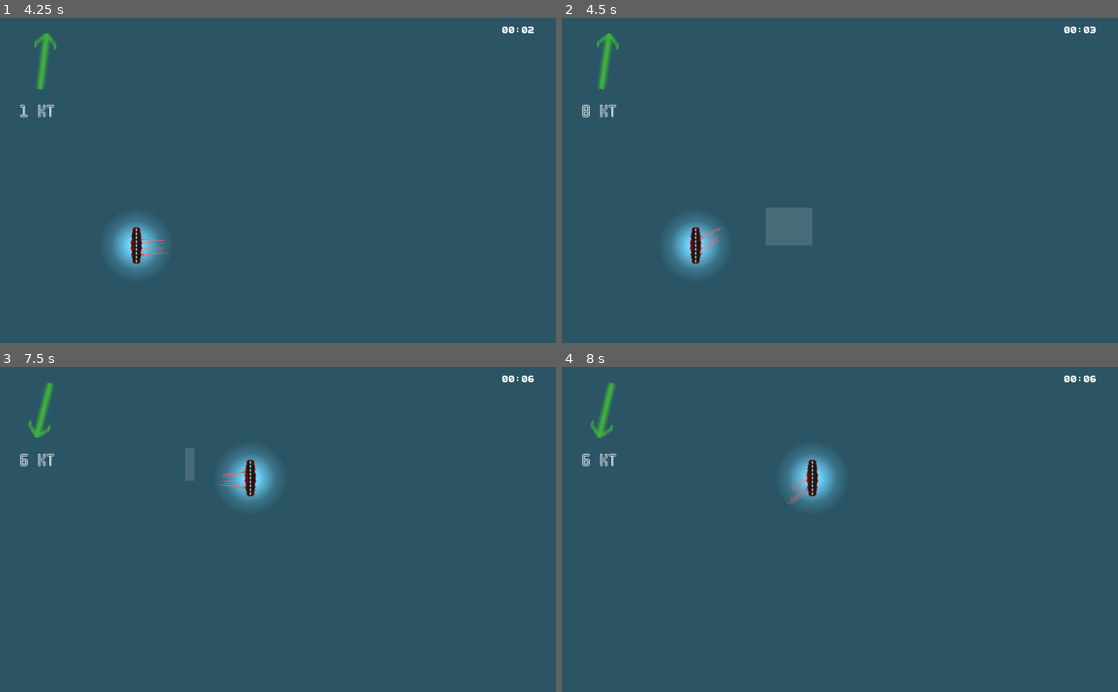
Above: before the commit, frames 1-4 (two rows, left to right).
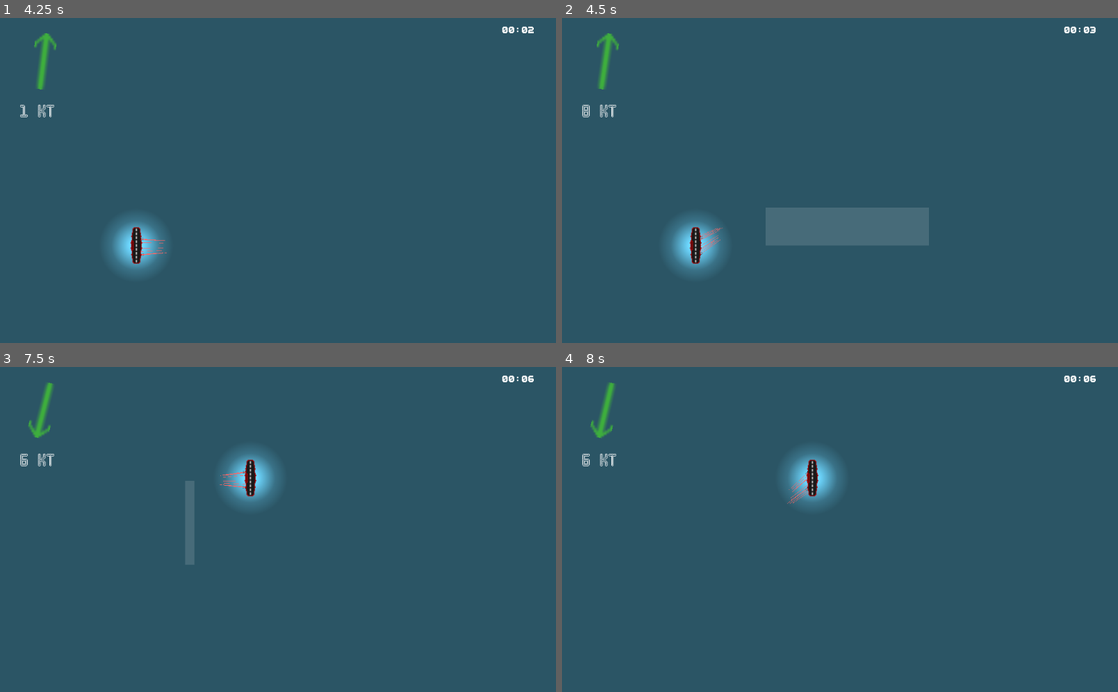
Above: after the commit, the same moments.

Repository: peter-shaw-benson/naval-game
Game: Godot game, scene res://gui/MainMenu.tscn
Same seed, same stepped clock (60 frames per second), same inputs: the game is played once before the commit and once after it.
Inputs (mouse positions are in pixels of both pictures, inside the frame that each line leads up to):
- Up to frame 1 (4.25 s): click "Start Game" at 0.5 s; click "Start Game" at 1.25 s; drag from (55, 112) to (278, 203) at 2.02 s; drag from (278, 203) to (250, 245) at 2.77 s; move the mouse to (250, 245) at 3.52 s; hold Right (ui_right) from 3.53 s (still down); hold Q (patrol) from 3.53 s (still down); click (250, 245) at 3.67 s; right-click (250, 245) at 3.8 s
- Up to frame 2 (4.5 s): release Right (ui_right) at 4.25 s; release Q (patrol) at 4.25 s; drag from (812, 245) to (673, 131) at 4.27 s
- Up to frame 3 (7.5 s): move the mouse to (444, 578) at 5.02 s; hold Left (ui_left) 5.03-5.75 s; hold X (scout) 5.03-5.75 s; click (444, 578) at 5.17 s; tap Z (strike) at 5.3 s; drag from (111, 480) to (250, 604) at 5.77 s; move the mouse to (305, 529) at 6.52 s; hold Down (ui_down) 6.53-7.25 s; hold V (bomb) 6.53-7.25 s; click (305, 529) at 6.67 s; tap C (fighter) at 6.8 s; drag from (194, 448) to (166, 545) at 7.27 s
- Up to frame 4 (8 s): no input

Frame 1 is identical in both runs. In frame 2, 2.4% of the frame differs, in the area x 45-66%, y 58-70%; in frame 3, 0.5%; in frame 4, nothing differs.

Commit message:
line drawer still not working

Diff:
--- a/Game Map/LineDrawer.gd
+++ b/Game Map/LineDrawer.gd
@@ -3,6 +3,15 @@
 var ship_list: Array
 
 var temp_target = Vector2(0,0)
+
+var camera: ZoomCamera
+var camera_offset: Vector2
+
+
+func add_camera(new_camera):
+	#print(camera)
+	camera = new_camera
+	camera_offset = camera.get_camera_offset()
 
 func _ready():
 	pass
@@ -17,6 +26,9 @@
 	#draw_circle(Vector2(400, 300), 5, Color.black)
 
 	if ship_list != null:
+		camera_offset = camera.get_camera_offset()
+		print(camera_offset)
+
 		for ship in ship_list:
 			#draw_circle(ship.global_position, ship.get_visibility()*7, Color8(195, 155, 211, 50))
 			#draw_circle(ship.global_position, ship.get_hiding(), Color8(211, 84, 0, 40))
@@ -24,16 +36,16 @@
 				if ship.is_patrolling() == false:
 					if Input.is_action_pressed("right_click") and ship.selected:
 						# kinda a hacky way to do it, but works with the new released logic
-						draw_line(ship.position, ship.get_temp_target(), Color.green, 1.5)
+						draw_line(ship.position + camera_offset, ship.get_temp_target() + camera_offset, Color.green, 1.5)
 					else:
-						draw_line(ship.position, ship.current_target, Color.green, 1.5)
+						draw_line(ship.position + camera_offset, ship.current_target + camera_offset, Color.green, 1.5)
 
 				if !("PlaneSquad" in ship.get_name()) and len(ship.target_array) >= 1:
-					draw_line(ship.current_target, ship.target_array[0], Color.green, 1.5)
+					draw_line(ship.current_target + camera_offset, ship.target_array[0] + camera_offset, Color.green, 1.5)
 
 					if len(ship.target_array) >= 2:
 						for i in range(1,len(ship.target_array)):
-							draw_line(ship.target_array[i-1], ship.target_array[i], Color.green, 1.5)
+							draw_line(ship.target_array[i-1] + camera_offset, ship.target_array[i] + camera_offset, Color.green, 1.5)
 
 func set_temp_target(temp_target):
 	self.temp_target = temp_target
--- a/Game Map/Map 2.gd
+++ b/Game Map/Map 2.gd
@@ -65,6 +65,9 @@
 	place_next_unit(place_list)
 
 	get_node("CanvasLayer/SelectionBox").clear_selections()
+	get_node("CanvasLayer/SelectionBox").add_camera(get_node("ZoomCamera"))
+
+	get_node("CanvasLayer/LineDrawer").add_camera(get_node("ZoomCamera"))
 
 func hide_enemies():
 	print("hiding enemies")
--- a/Game Map/SelectionBox.gd
+++ b/Game Map/SelectionBox.gd
@@ -28,14 +28,17 @@
 	selected = []
 	selected_ships = []
 
-func add_camera(camera):
-	camera = camera
+func add_camera(new_camera):
+	#print(camera)
+	camera = new_camera
 	camera_offset = camera.get_camera_offset()
 
 func _input(event):
 			#print("Left button was clicked at ", event.position)
 	# this handles right mouse buttons
 	if event is InputEventMouseButton and event.button_index == 2:
+		event.position += camera.get_camera_offset()
+
 		# this detects right mosue dragging – for angling later
 		if event.pressed:
 			dragging_right = true
@@ -82,6 +85,7 @@
 
 func _unhandled_input(event):
 	if event is InputEventMouseButton and event.button_index == BUTTON_LEFT:
+		event.position += camera.get_camera_offset()
 
 		#print(" left mouse event in selection box")
 		if event.pressed:
